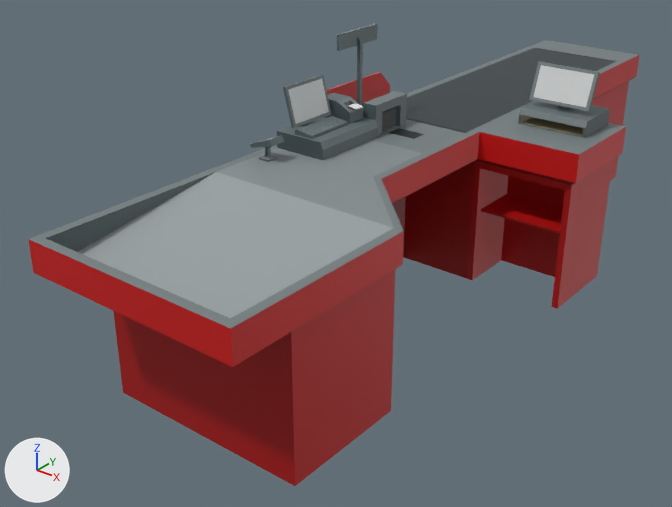
The FBX model Assets/Meshes/Models/mesh_cashout_01.fbx as it was, and as the next commit left it.
Camera for both pictures: a camera (50 mm lens) standing at (0.0348, -0.0253, 0.0283) and looking at (0.0025, 0.015, 0.0033). Arrows for +X, +Y and +Z are at lower left; the lights stay in place. Where no turn or scale is listed for an object, it has been applied to the vertices. Vertices at the same position are counted once.

In view in the first picture: 'mesh_cashout_01'.
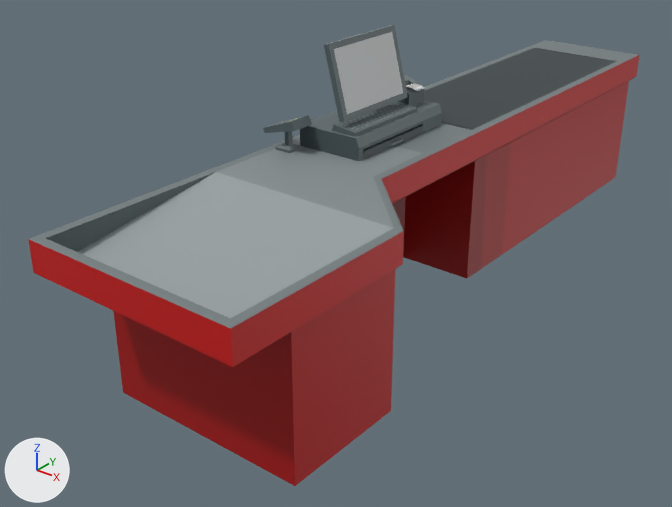
The change, as JSON lines over the scene's bpy script:
```json
{"op": "add", "block": "img_products_png_001", "code": ["img_products_png_001 = load_image('Products.png.001', '../../Texture/Products.png', 4096, 4096, 'sRGB')"]}
{"op": "add", "block": "mat_mat_supermarket_v2_001", "code": ["mat_mat_supermarket_v2_001 = principled_material('MAT_Supermarket_v2.001')", "mat_mat_supermarket_v2_001.texture = img_products_png_001", "mat_mat_supermarket_v2_001.roughness = 0.553"]}
{"block": "me_mesh_003", "where": "# used by ob_mesh_cashout_01; location = (0.00487, 0.02323, 0.0)"}
{"op": "remove", "block": "me_mesh_003", "code": "me_mesh_003.from_pydata(...)  # 356 vertices, 258 faces; spans x -0.0054..0.0094, y -0.0271..0.0236, z 0.0..0.016"}
{"op": "add", "block": "me_mesh_003", "code": "me_mesh_003.from_pydata(...)  # 254 vertices, 199 faces; spans x -0.0054..0.0076, y -0.0271..0.0236, z 0.0..0.0165"}
{"block": "me_mesh_003", "change": "me_mesh_003 part 1: the loose piece of 8 vertices spanning x -0.0047..-0.0031, y -0.0129..-0.0119, z 0.0109..0.0117 is scaled about its middle by 1.45, then moved by (-0.0002, 0.002, 0.0005)"}
{"block": "me_mesh_003", "change": "me_mesh_003 part 2: the loose piece of 16 vertices spanning x -0.0042..-0.0035, y -0.0128..-0.012, z 0.0103..0.0112 is scaled about its middle by 1.45, then moved by (-0.0002, 0.002, 0.0002)"}
{"block": "me_mesh_003", "change": "me_mesh_003 part 3: the loose piece of 12 vertices spanning x -0.0043..-0.0035, y -0.0105..-0.0072, z 0.0117..0.014 is scaled about its middle by 1.84, then moved by (0.0023, 0.0026, 0.0015)"}
{"block": "me_mesh_003", "change": "me_mesh_003 part 4: the loose piece of 8 vertices spanning x -0.0036..-0.0022, y -0.0105..-0.0072, z 0.0113..0.0116 is scaled about its middle by (1.27, 1.84, 1.27), then moved by (0.002, 0.0026, 0.0003)"}
{"block": "me_mesh_003", "change": "me_mesh_003 part 5: a new loose piece of 50 vertices spanning x -0.004..0.0003, y -0.0095..-0.0011, z 0.0103..0.0116, in mat_mat_supermarket_v2 (picture img_products_png)"}
{"block": "me_mesh_003", "change": "me_mesh_003 part 6: a new loose piece of 22 vertices spanning x -0.0037..-0.0005, y -0.003..-0.0014, z 0.0116..0.0131, in mat_mat_supermarket_v2 (picture img_products_png)"}
{"block": "me_mesh_003", "change": "me_mesh_003 part 7: 8 loose pieces with 114 vertices, spanning x -0.0053..0.0086, y -0.007..0.0054, z 0.0048..0.016, are deleted"}
{"block": "me_mesh_003", "change": "me_mesh_003 part 8"}
{"block": "me_mesh_003", "change": "63 vertices are removed from x -0.0053..0.0094, y -0.0107..0.0057, z 0.0..0.0155"}
{"block": "me_mesh_003", "change": "56 faces are deleted"}
{"block": "me_mesh_003", "change": "2 vertices move from x -0.0047..0.0094, y -0.0013..-0.0008, z 0.0103 to x -0.0047..0.0023, y -0.0008..-0.0005, z 0.0103"}
{"block": "me_mesh_003", "change": "3 vertices are added at (-0.0047, -0.0008, 0.0103), (0.0023, -0.0005, 0.0103), (-0.0053, -0.0008, 0.0103)"}
{"block": "me_mesh_003", "change": "16 new faces join them"}
{"op": "add", "block": "me_mesh_006", "code": ["me_mesh_006 = bpy.data.meshes.new('Mesh.006')", "me_mesh_006.from_pydata(...)  # 36 vertices, 28 faces; spans x -0.00181..0.00142, y -0.00296..0.00296, z -0.0004..0.0004", "me_mesh_006.materials.append(mat_mat_supermarket_v2_001)  # picture img_products_png_001"]}
{"op": "add", "block": "ob_cash_tray_handle", "code": ["ob_cash_tray_handle = bpy.data.objects.new('Cash tray handle', me_mesh_006)", "ob_cash_tray_handle.location = (0.00397, 0.01705, 0.01067)"]}
```

What differs and where, as boxes (x1, y1, x2, y2) in the pictures (672 x 507 px; the box of a moved part takes in the faces that stretch with it):
```json
{"object": "mesh_cashout_01", "change": "reshaped", "before": [28, 24, 639, 486], "after": [28, 25, 639, 486]}
{"object": "Cash tray handle", "change": "added", "after": [363, 125, 423, 160]}
{"part": 1, "of": "me_mesh_003", "change": "moved or reshaped", "before": [250, 135, 284, 148], "after": [263, 115, 312, 133]}
{"part": 2, "of": "me_mesh_003", "change": "moved or reshaped", "before": [259, 147, 277, 162], "after": [276, 131, 302, 153]}
{"part": 3, "of": "me_mesh_003", "change": "moved or reshaped", "before": [283, 75, 331, 128], "after": [324, 25, 408, 122]}
{"part": 4, "of": "me_mesh_003", "change": "moved or reshaped", "before": [295, 116, 348, 139], "after": [332, 101, 417, 137]}
{"part": 5, "of": "me_mesh_003", "change": "added", "after": [300, 101, 442, 161]}
{"part": 6, "of": "me_mesh_003", "change": "added", "after": [399, 74, 425, 106]}
{"part": 7, "of": "me_mesh_003", "change": "deleted", "before": [325, 24, 610, 234]}
{"part": 8, "of": "me_mesh_003", "change": "cut back", "before": [277, 36, 626, 309], "after": [395, 86, 531, 278]}
```
